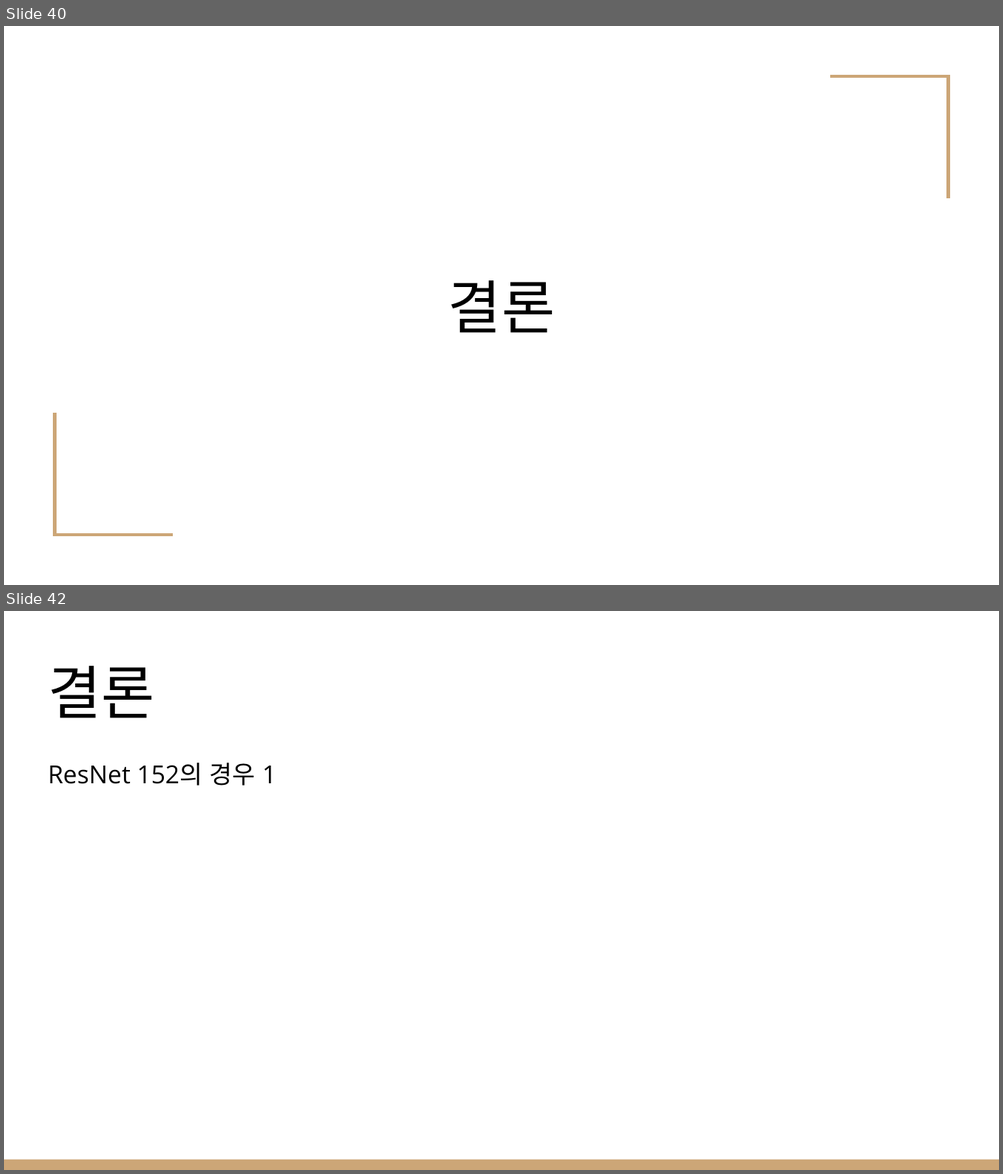
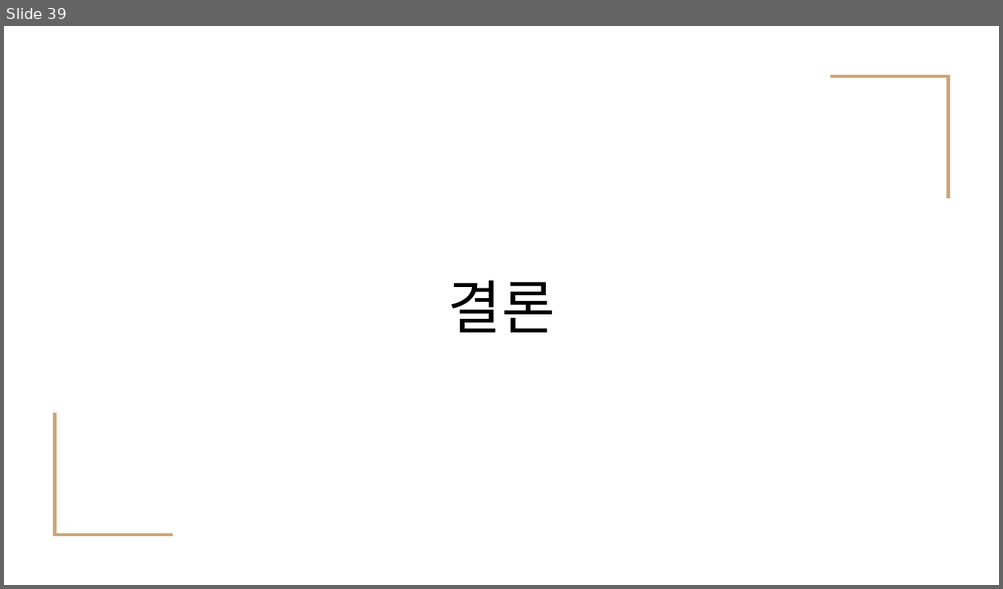
Before and after one commit to MAINHO-JO/3rd-Project-1team, a slide deck: 프로젝트3 - 이미지 분류.pptx. Shown one above the other, each under a label of ours: slides 40 and 42 before the commit, slide 39 after it; the slides between them are not shown. The pictures are 1003x1174 and 1003x589 pixels, drawn with LibreOffice and Linux fonts; fonts in the diff are those of the drawing. Boxes give left, top, right and bottom in pixels: in the first picture for what was removed or moved away, otherwise in the second. Text is boxed around its words. In the diff, an @@ line names an element or a change of style, - is before the commit and + after.

```diff
--- a/프로젝트3 - 이미지 분류.pptx
+++ b/프로젝트3 - 이미지 분류.pptx
@@ slide 42 removed at (x1=4, y1=611, x2=999, y2=1170), background #FFFFFF @@
@@ title removed at (x1=48, y1=666, x2=154, y2=718) @@
-결론
@@ text removed at (x1=48, y1=763, x2=276, y2=786) @@
-ResNet 152의 경우 1
@@ rectangle removed at (x1=4, y1=1160, x2=999, y2=1170) @@
@@ what was slide 40 is now slide 39 @@
```
Also in this commit, not shown: 3 slides changed, 3 other slides removed.
